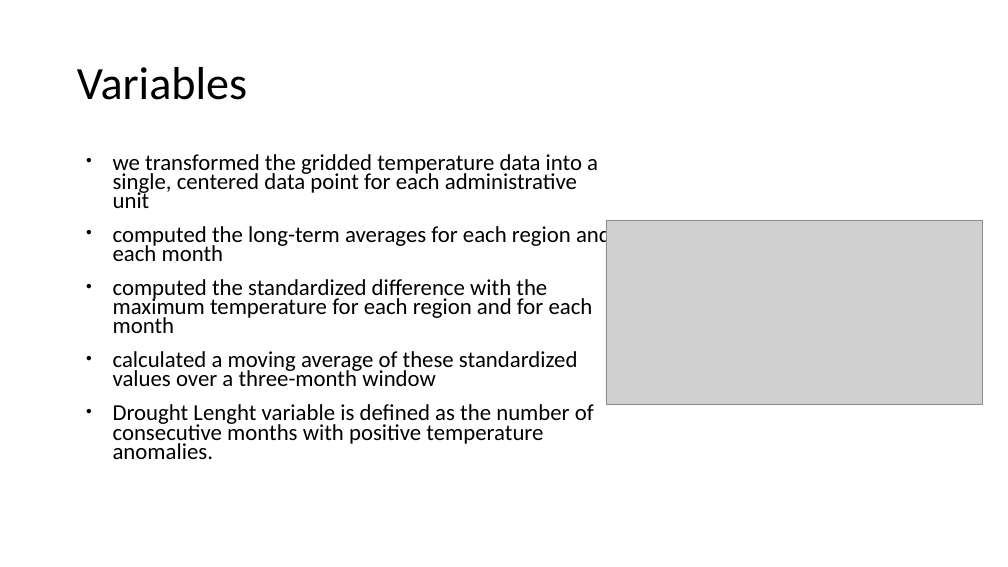
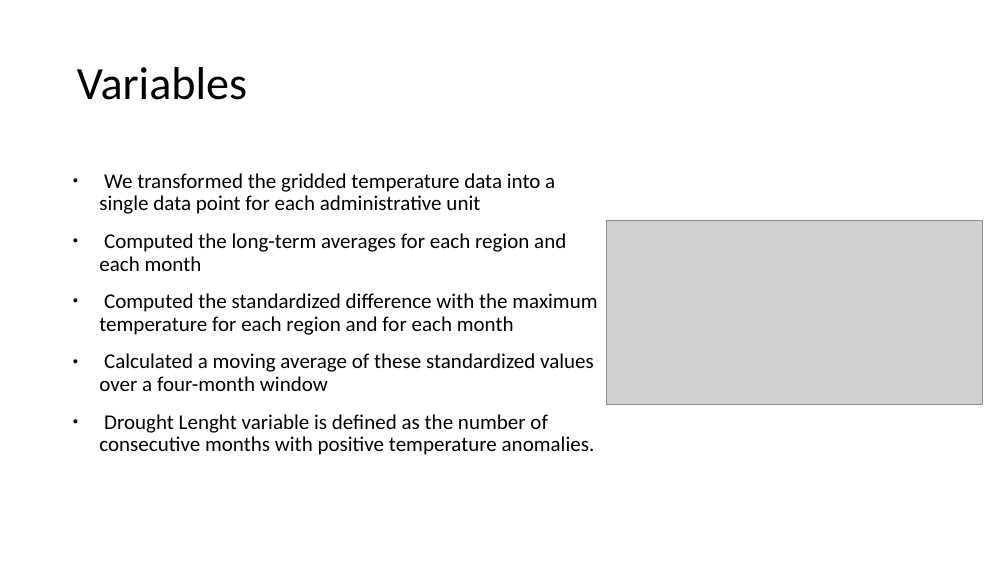
Before and after one commit to saraghivarello/Climate-and-conflict, a slide deck: slide 4 of Weather, conflicts and IDPs in Somalia.odp. Drawn at 1008x567 pixels with LibreOffice and Linux fonts; fonts in the diff are those of the drawing; grey boxes stand for pictures. Boxes give left, top, right and bottom in pixels: in the first picture for what was removed or moved away, otherwise in the second. Text is boxed around its words. In the diff, an @@ line names an element or a change of style, - is before the commit and + after.

```diff
--- a/Weather, conflicts and IDPs in Somalia.odp
+++ b/Weather, conflicts and IDPs in Somalia.odp
@@ text "We transformed the gridded temperature ...": place and size @@
-text "We transformed the gridded temperature ..." at [113,154,611,459]
+text "We transformed the gridded temperature ..." at [99,173,597,455]
@@ text at [99,173,597,391]: text changed; size 21.7 to 20 pt @@
-● we transformed the gridded temperature data into a single, centered data point for each administrative unit
-● computed the long-term averages for each region and each month
-● computed the standardized difference with the maximum temperature for each region and for each month
-● calculated a moving average of these standardized values over a three-month window
+● We transformed the gridded temperature data into a single data point for each administrative unit
+● Computed the long-term averages for each region and each month
+● Computed the standardized difference with the maximum temperature for each region and for each month
+● Calculated a moving average of these standardized values over a four-month window
@@ text at [99,414,595,455]: size 21.7 to 20 pt in "Drought Lenght variable is defined as the ..."; indent changed; line spacing 0.7 to 0.9 @@
```
Also in this commit, not shown: 5 other slides changed, 1 other file.
